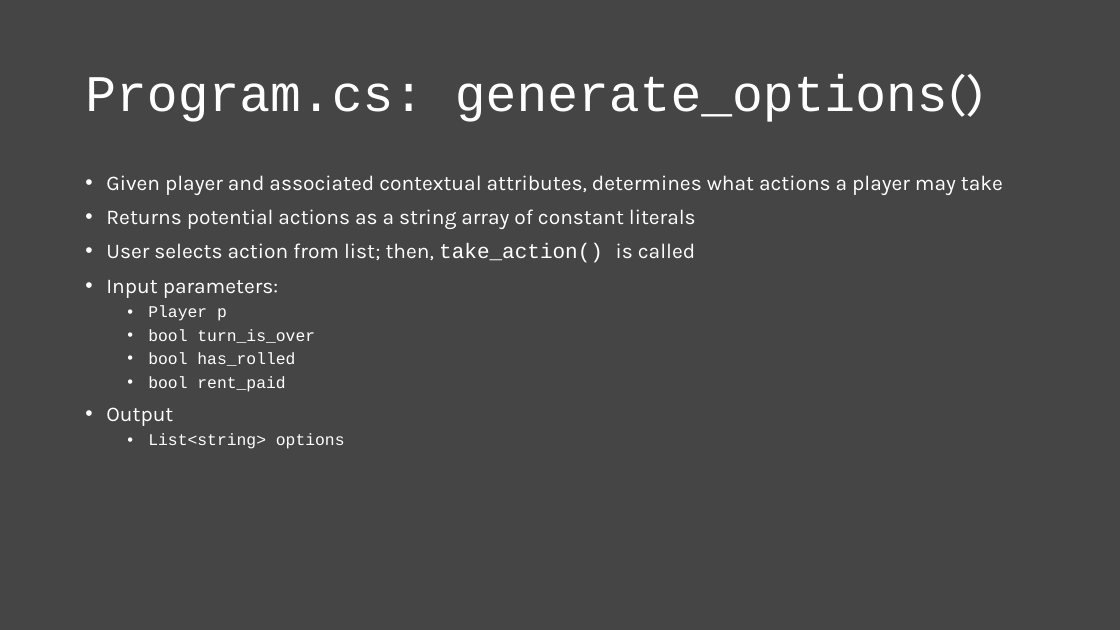
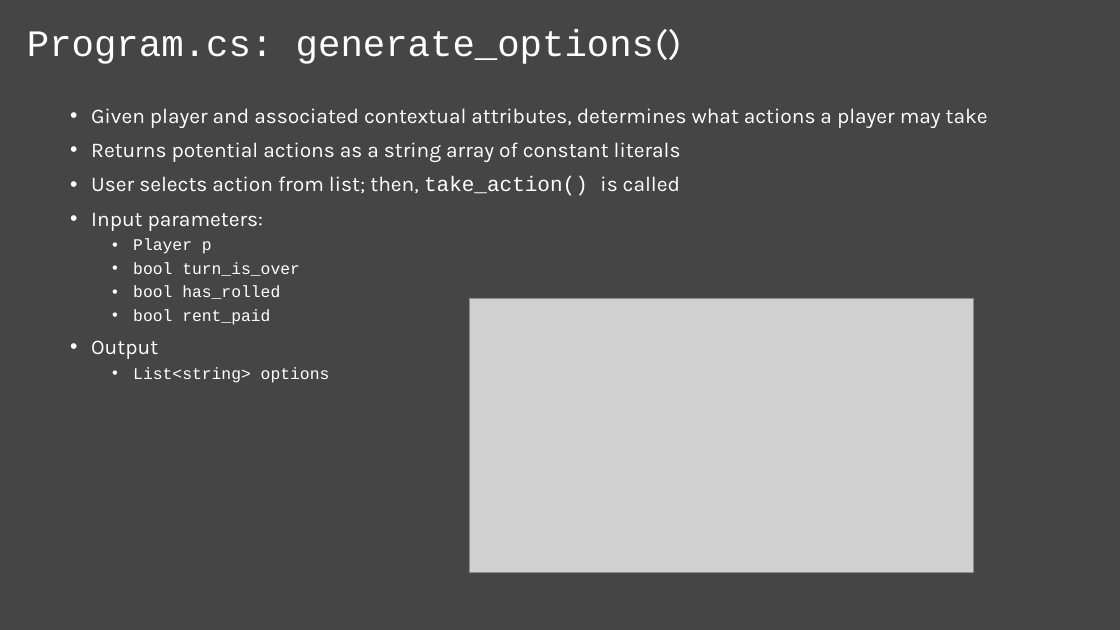
Before and after one commit to ampersandmcd/Monopoly, a slide deck: slide 10 of model.pptx (slide 7 before the commit). Drawn at 1120x630 pixels with LibreOffice and Linux fonts; fonts in the diff are those of the drawing; grey boxes stand for pictures. Boxes give left, top, right and bottom in pixels: in the first picture for what was removed or moved away, otherwise in the second. Text is boxed around its words. In the diff, an @@ line names an element or a change of style, - is before the commit and + after.

```diff
--- a/model.pptx
+++ b/model.pptx
@@ title "Program.cs: generate_options()": place and size @@
-title "Program.cs: generate_options()" at (85, 74, 985, 122)
+title "Program.cs: generate_options()" at (27, 30, 682, 64)
@@ title "Program.cs: generate_options()" at (27, 30, 682, 64): size 44 to 32 pt @@
@@ text "Given player and associated contextual ...": place and size @@
-text "Given player and associated contextual ..." at (106, 175, 1003, 449)
+text "Given player and associated contextual ..." at (91, 108, 988, 383)
@@ picture added at (470, 298, 974, 572) @@
```
Also in this commit, not shown: 7 other slides changed, 5 slides added, 5 other files.
